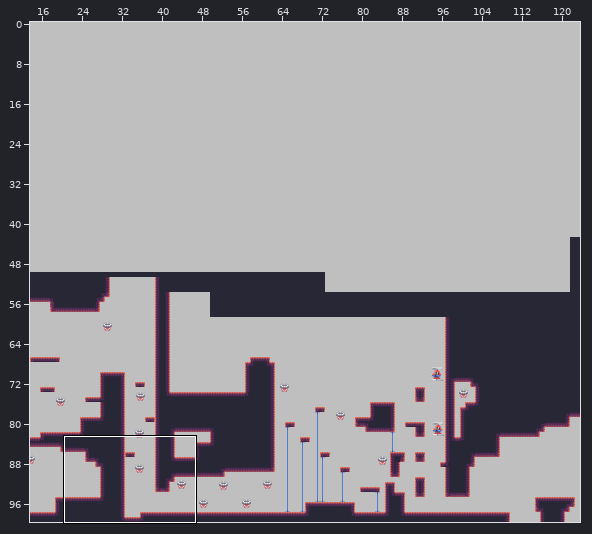
A Tiled map (JSON) gets an edit: assets/tilemaps/tesla_tilemap_1.json. The first picture is a wide view before the edit; the outline marks the close-up.
Close-up. Before:
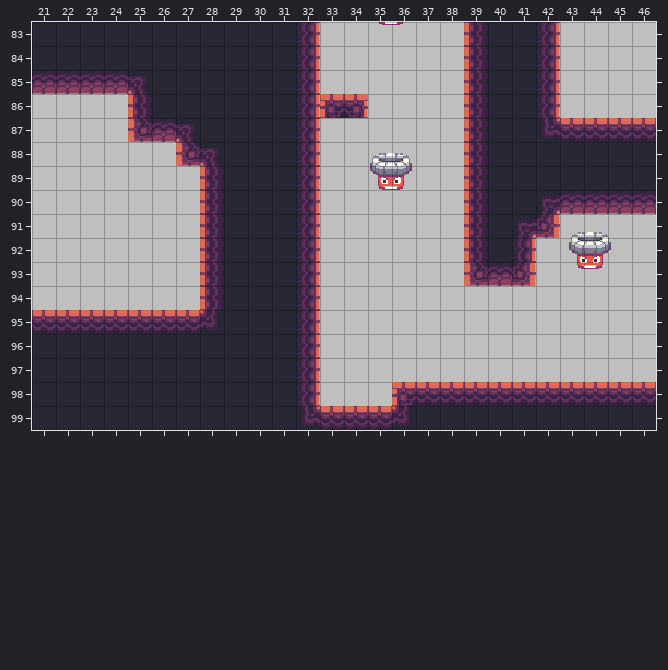
Cells are 16x16 px. Shown: x 21..46, y 83..99. The commit also changed other parts of the map, which this record leaves out.
And afterwards:
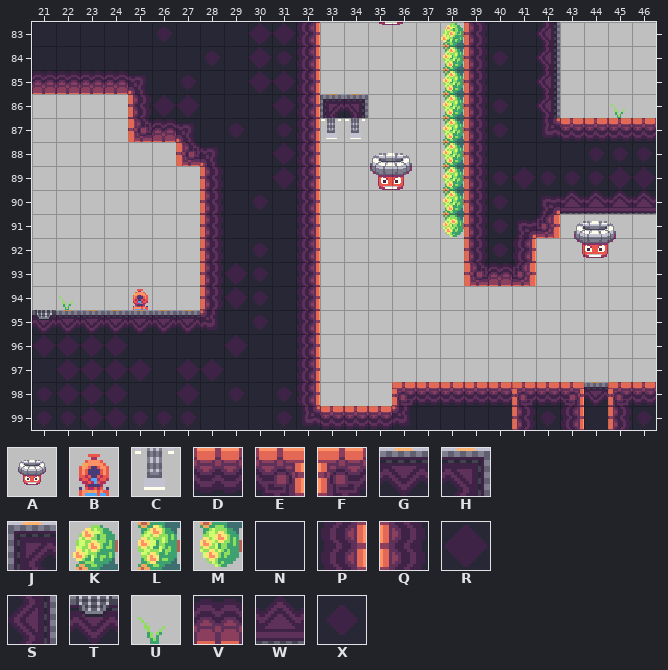
Key: from "enemies": A 1 "coil"; from "tesla_tileset": B 4, C 5 turned 180, D 11, E 12, F 12 flipped left-right, G 13, H 14, J 14 flipped left-right, K 16 flipped on the diagonal, L 17 flipped on the diagonal, M 18 flipped on the diagonal, N 22, P 23, Q 23 flipped left-right, R 24, S 25, T 26, U 27, V 33, W 35, X 46.
_ is an empty cell, . an unchanged one.
Objects are placed by their top-left corner, in cells (3,4 is the top-left corner of cell 3,4); size is 1x1 cell unless given.
What changed:
--- layer "Ground"
@@ x 21..46 @@
- 83 .....N...NN......_...P....
- 84 .......N.NN......_.N.P....
- 85 ......N..NN......_...P....
- 86 .....NN...N.FE..._.N.P.._.
- 87 ........N.N.__..._.N......
- 88 ..........N......_.....NNN
- 89 ..........N......_.NNNNNNN
- 90 .........N......._.N..VVVV
- 91 ................._.N......
- 92 .........N.........N......
- 93 ........NN................
- 94 ._.._...NN................
- 95 DDDDDDD..N................
- 96 NNNN....N.................
- 97 .NNNN.NN..................
- 98 NNNN..N.N.N.........D.DDD.
- 99 NNNNNNN...N.........NNN.NN
+ 83 .....X...RR......K...S....
+ 84 .......X.RX......L.X.S....
+ 85 ......X..RR......L...S....
+ 86 .....RR...R.JH...L.X.S..U.
+ 87 ........X.X.CC...L.X......
+ 88 ..........R......L.....XXX
+ 89 ..........R......L.XRXXXRR
+ 90 .........X.......L.X..WWWW
+ 91 .................M.X......
+ 92 .........X.........X......
+ 93 ........RX................
+ 94 .U..B...RX................
+ 95 TGGGGGG..X................
+ 96 RRRR....R.................
+ 97 .RRRR.RR..................
+ 98 XRRR..R.X.X.........F.EGF.
+ 99 XXRRXXX...X.........QXP.QX
--- layer "Enemies"
-A "coil" at 42.8,91 size 3x3
+A "coil" at 43,90.5 size 3x3
